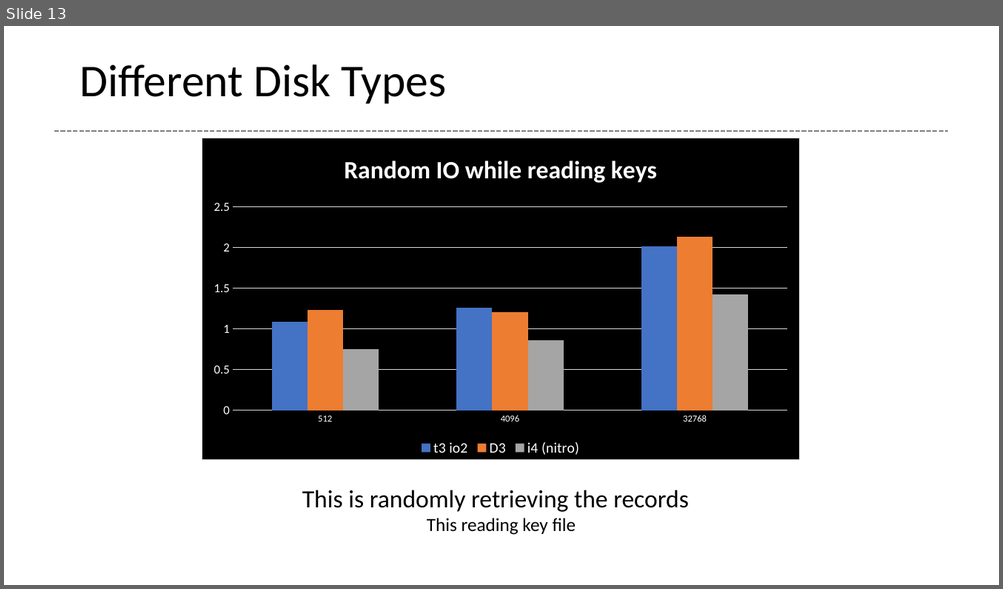
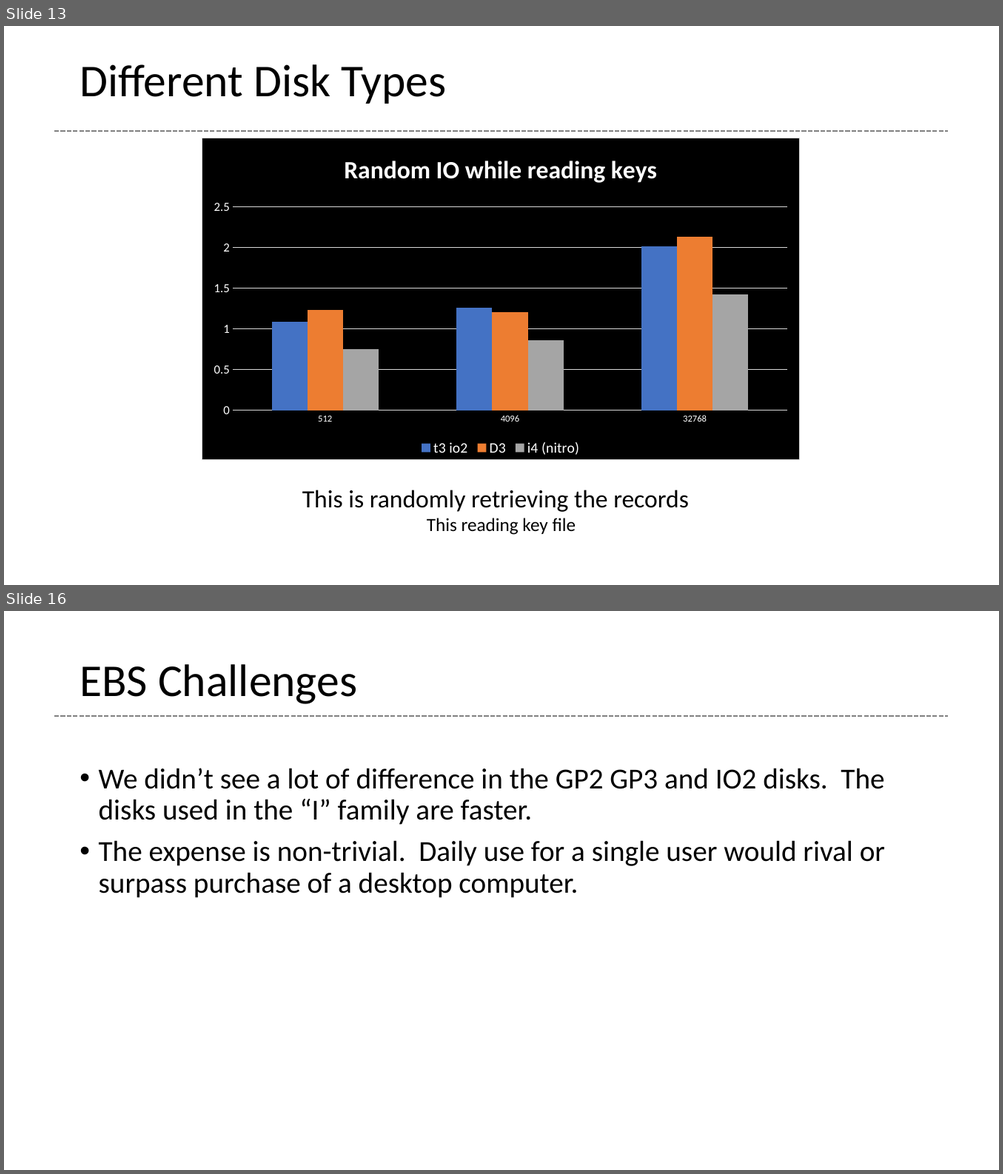
Before and after one commit to glenntu15/BuildVoterDatabase, a slide deck: Proj_presentation.pptx. Shown one above the other, each under a label of ours: slide 13 before the commit, slides 13 and 16 after it; the slides between them are not shown. The pictures are 1003x589 and 1003x1174 pixels, drawn with LibreOffice and Linux fonts; fonts in the diff are those of the drawing. Boxes give left, top, right and bottom in pixels: in the first picture for what was removed or moved away, otherwise in the second. Text is boxed around its words. In the diff, an @@ line names an element or a change of style, - is before the commit and + after.

```diff
--- a/Proj_presentation.pptx
+++ b/Proj_presentation.pptx
@@ slide 16 added at (4, 611, 999, 1170), background #FFFFFF @@
@@ title added at (79, 664, 357, 704), 44 pt, text #000000 @@
+EBS Challenges
@@ line added from (54, 716) to (948, 716), #808080 1.5 pt dashed @@
@@ text added at (99, 768, 885, 898), 28 pt, text #000000 @@
+• We didn’t see a lot of difference in the GP2 GP3 and IO2 disks. The disks used in the “I” family are faster.
+• The expense is non-trivial. Daily use for a single user would rival or surpass purchase of a desktop computer.
```
Also in this commit, not shown: 6 slides changed, 3 other slides added, 1 slide removed.
